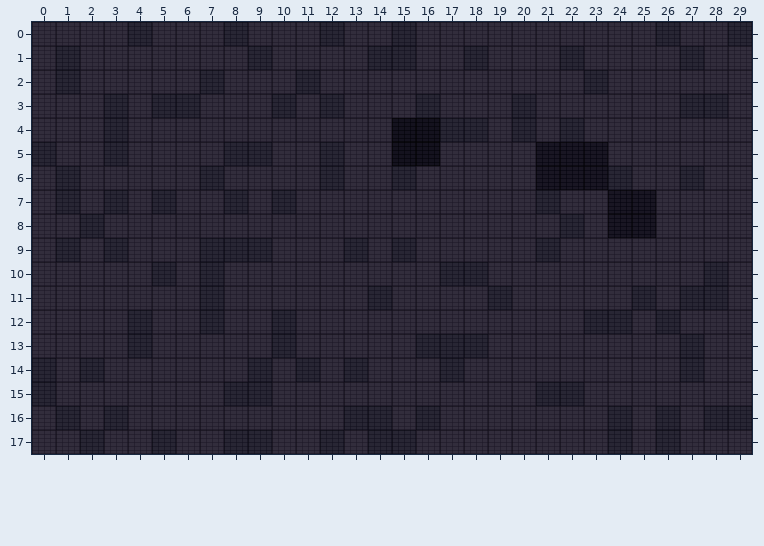
Two versions of a level (Tiled map (JSON), assets/maps/jira_dungeon_2.tmj). This is how it looked before the edit.
Cells are 48x48 px. Shown: x 0..29, y 0..17.
And afterwards:
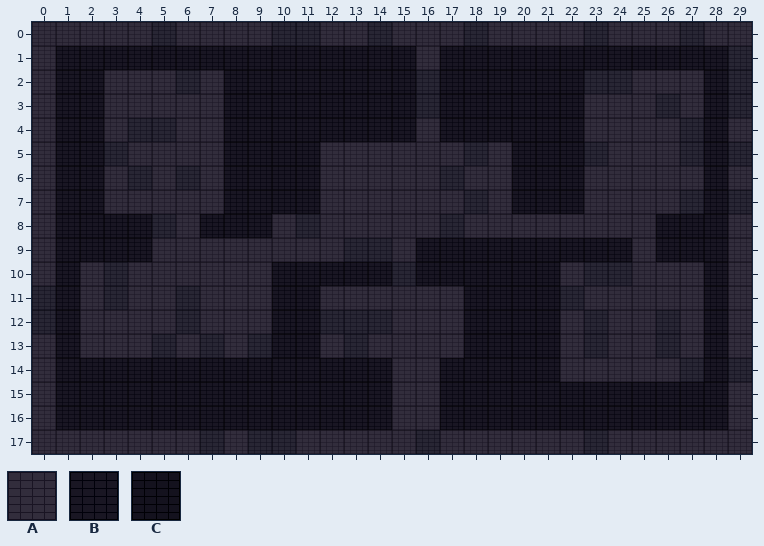
Key: from "dungeon": A 0, B 8, C 9.
_ is an empty cell, # one hidden under a higher layer.
Edits made:
Layer "Ground":
y 1: x 3 A -> #; x 7 A -> #; x 19 A -> #
y 2: x 2 A -> #; x 8 A -> #; x 12 A -> #
y 3: x 13..14 AA -> ##; x 18 A -> #
y 4: x 8 A -> #; x 12 A -> #; x 16 # -> A
y 5: x 11 A -> #; x 16 # -> A; x 20 A -> #
y 6: x 28 A -> #
y 8: x 3..4 AA -> ##; x 9 A -> #
y 9: x 24 A -> #
y 10: x 10 A -> #; x 21 A -> #
y 11: x 20 A -> #
y 12: x 28 A -> #
y 14: x 4..5 AA -> ##; x 18 A -> #
y 15: x 10 A -> #; x 12 A -> #; x 20 A -> #; x 24..25 AA -> ##; x 28 A -> #
y 16: x 4..5 AA -> ##; x 8 A -> #; x 10..11 AA -> ##; x 20 A -> #; x 22 A -> #; x 27 A -> #
Layer "Objects":
y 1: x 2..8 _______ -> BBBBBBB; x 10..13 ____ -> BBBB; x 17 _ -> B; x 19..21 ___ -> BBB; x 23..26 ____ -> BBBB; x 28 _ -> B
y 2: x 2 _ -> B; x 8..10 ___ -> BBB; x 12..15 ____ -> BBBB; x 17..22 ______ -> BBBBBB; x 28 _ -> B
y 3: x 1..2 __ -> BB; x 8..9 __ -> BB; x 11 _ -> B; x 13..15 ___ -> BBB; x 17..19 ___ -> BBB; x 21..22 __ -> BB
y 4: x 1..2 __ -> BB; x 8..14 _______ -> BBBBBBB; x 16 C -> _; x 19 _ -> B; x 21 _ -> B; x 28 _ -> B
y 5: x 1..2 __ -> BB; x 10..11 __ -> BB; x 15..16 CC -> __; x 20 _ -> B; x 28 _ -> B
y 6: x 2 _ -> B; x 8..11 ____ -> BBBB; x 20 _ -> B; x 23 B -> _; x 28 _ -> B
y 7: x 2 _ -> B; x 9 _ -> B; x 11 _ -> B; x 20 _ -> B; x 22 _ -> B; x 24..25 BB -> __; x 28 _ -> B
y 8: x 1 _ -> B; x 3..4 __ -> BB; x 7..9 ___ -> BBB; x 24..28 BB___ -> __BBB
y 9: x 2 _ -> B; x 4 _ -> B; x 16..20 _____ -> BBBBB; x 22..24 ___ -> BBB; x 26..28 ___ -> BBB
y 10: x 1 _ -> B; x 10..14 _____ -> BBBBB; x 16 _ -> B; x 19..21 ___ -> BBB
y 11: x 1 _ -> B; x 10..11 __ -> BB; x 18 _ -> B; x 20..21 __ -> BB
y 12: x 1 _ -> B; x 11 _ -> B; x 18..21 ____ -> BBBB; x 28 _ -> B
y 13: x 1 _ -> B; x 11 _ -> B; x 19..21 ___ -> BBB; x 28 _ -> B
y 14: x 1 _ -> B; x 3..8 ______ -> BBBBBB; x 10 _ -> B; x 12 _ -> B; x 14 _ -> B; x 18..21 ____ -> BBBB; x 28 _ -> B
y 15: x 1..7 _______ -> BBBBBBB; x 10..14 _____ -> BBBBB; x 17..20 ____ -> BBBB; x 23..28 ______ -> BBBBBB
y 16: x 2 _ -> B; x 4..12 _________ -> BBBBBBBBB; x 17..23 _______ -> BBBBBBB; x 25 _ -> B; x 27 _ -> B
Pixel boxes of the changes (left, top, right, bottom) in both pictures:
changed: (56, 46, 728, 430)
